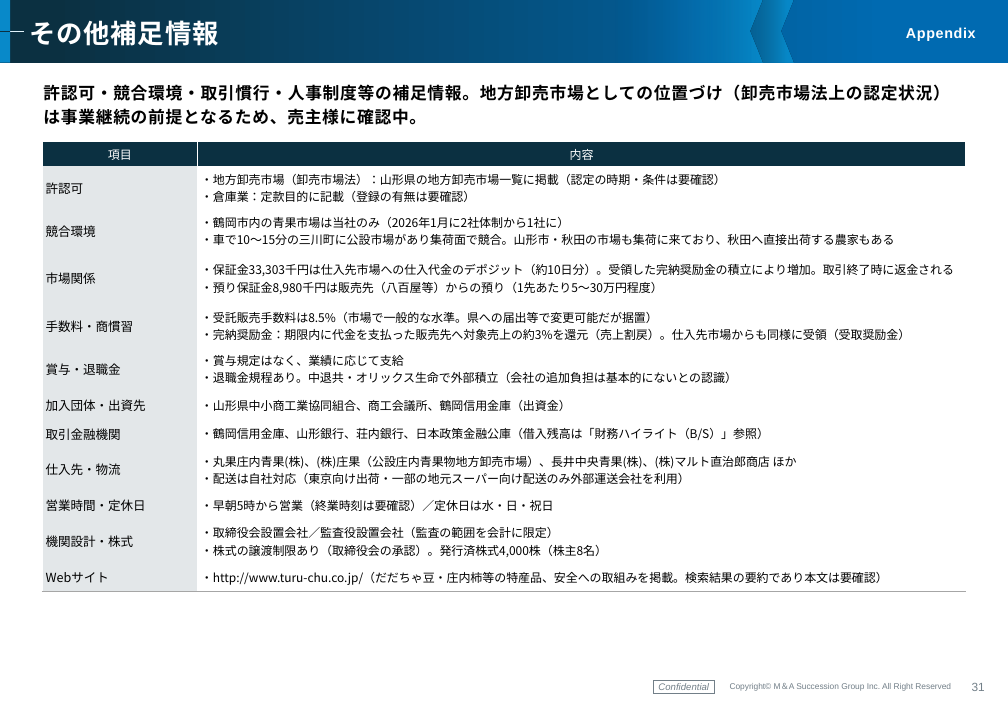
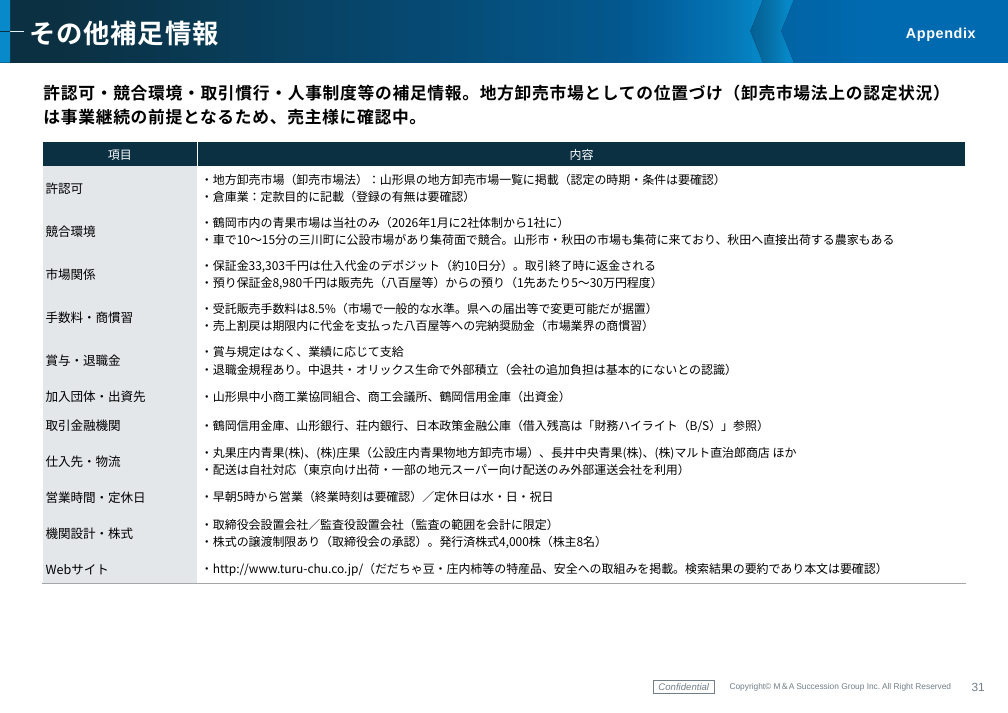
Before and after one commit to keisuketagaito/github-1st, a slide deck: slide 32 of 株式会社鶴岡中央青果/企業概要書_鶴岡中央青果_261019.pptx. Drawn at 1008x713 pixels with LibreOffice and Linux fonts; fonts in the diff are those of the drawing; background and template pictures are left out. Boxes give left, top, right and bottom in pixels: in the first picture for what was removed or moved away, otherwise in the second. Text is boxed around its words. In the diff, an @@ line names an element or a change of style, - is before the commit and + after.

```diff
--- a/株式会社鶴岡中央青果/企業概要書_鶴岡中央青果_261019.pptx
+++ b/株式会社鶴岡中央青果/企業概要書_鶴岡中央青果_261019.pptx
@@ table at bbox=[42, 142, 966, 583] @@
-row 4, column 2: ・保証金33,303千円は仕入先市場への仕入代金のデポジット（約10日分）。受領した完納奨励金の積立により増加。取引終了時に返金される / ・預り保証金8,980千円は販売先（八百屋等）からの預り（1先あたり5〜30万円程度）
+row 4, column 2: ・保証金33,303千円は仕入代金のデポジット（約10日分）。取引終了時に返金される / ・預り保証金8,980千円は販売先（八百屋等）からの預り（1先あたり5〜30万円程度）
-row 5, column 2: ・受託販売手数料は8.5%（市場で一般的な水準。県への届出等で変更可能だが据置） / ・完納奨励金：期限内に代金を支払った販売先へ対象売上の約3%を還元（売上割戻）。仕入先市場からも同様に受領（受取奨励金）
+row 5, column 2: ・受託販売手数料は8.5%（市場で一般的な水準。県への届出等で変更可能だが据置） / ・売上割戻は期限内に代金を支払った八百屋等への完納奨励金（市場業界の商慣習）
```
Also in this commit, not shown: 9 other slides changed, 6 other files.
